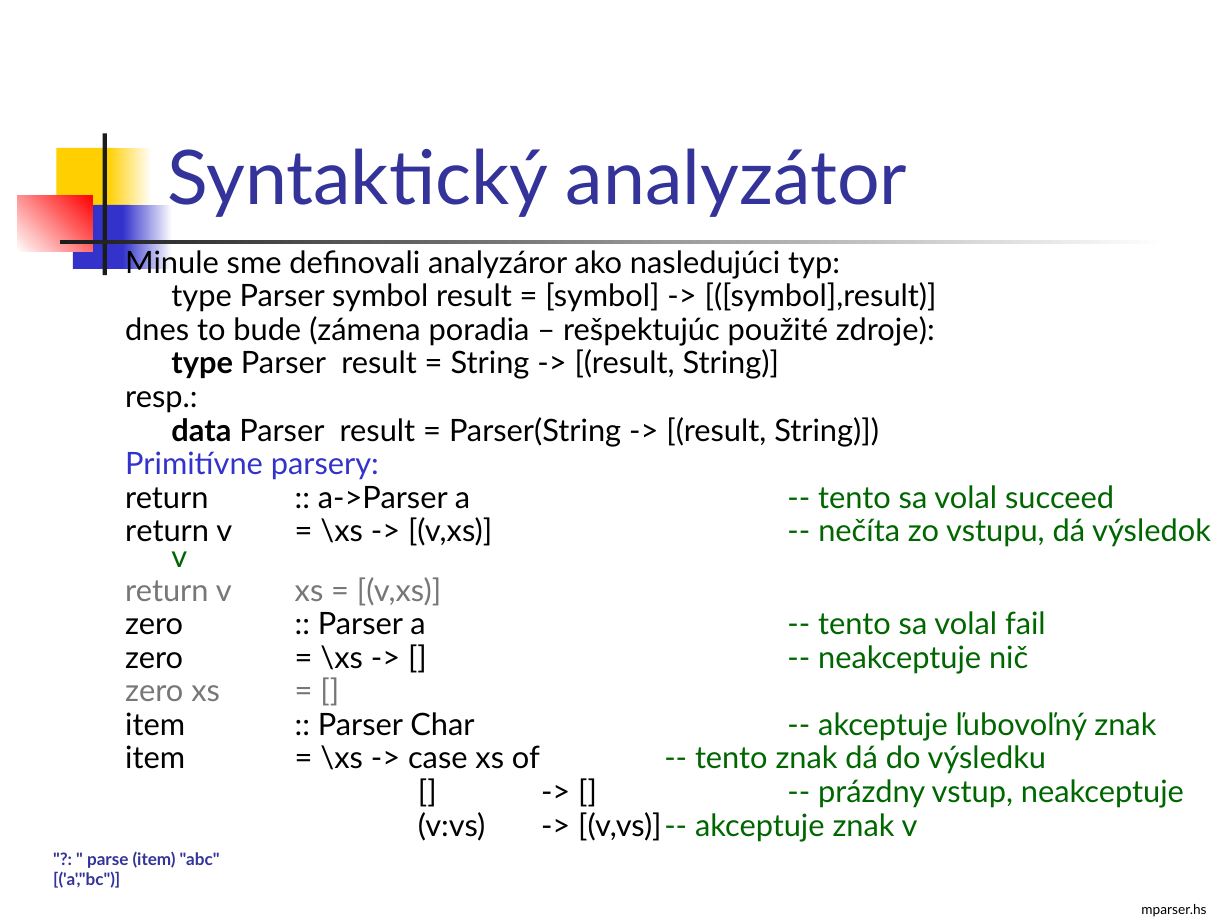
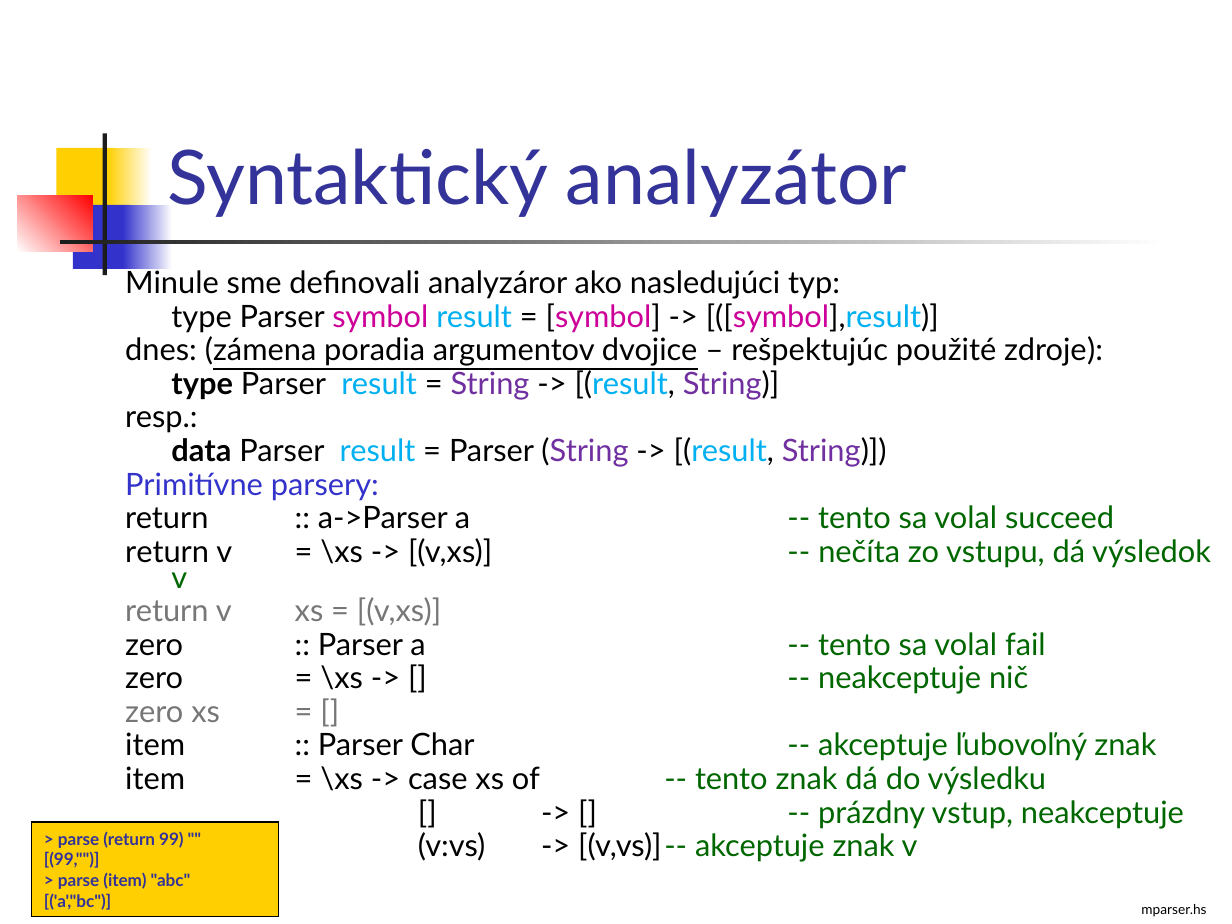
Before and after one commit to Funkcionalne/Prednasky, a slide deck: slide 3 of 10/10_fpro.ppt. Drawn at 1232x924 pixels with LibreOffice and Linux fonts; fonts in the diff are those of the drawing. Boxes give left, top, right and bottom in pixels: in the first picture for what was removed or moved away, otherwise in the second. Text is boxed around its words. In the diff, an @@ line names an element or a change of style, - is before the commit and + after.

```diff
--- a/10/10_fpro.ppt
+++ b/10/10_fpro.ppt
@@ text "Minule sme definovali analyzáror ako ...": place and size @@
-text "Minule sme definovali analyzáror ako ..." at box(125, 246, 1211, 842)
+text "Minule sme definovali analyzáror ako ..." at box(125, 266, 1211, 862)
@@ text at box(171, 303, 939, 400): text colour #000000 to #CC0099 in "symbol [symbol] [([symbol],result)]"; text colour #000000 to #00B0F0 in "result [([symbol],result)]", "result [(result,"; text colour #000000 to #7030A0 in "String String)]" @@
@@ text at box(125, 336, 1103, 366): text changed @@
-dnes to bude (zámena poradia – rešpektujúc použité zdroje):
+dnes: (zámena poradia argumentov dvojice – rešpektujúc použité zdroje):
@@ text at box(171, 437, 887, 467): spaces changed @@
-data Parser result = Parser(String -> [(result, String)])
+data Parser result = Parser (String -> [(result, String)])
@@ rectangle "> parse (return 99) """: place and size @@
-rectangle "> parse (return 99) """ at box(53, 851, 220, 888)
+rectangle "> parse (return 99) """ at box(32, 822, 278, 917)
@@ rectangle "> parse (return 99) """ at box(32, 822, 278, 917): fill none to #FFCF01; outline none to #000000 0.74 pt @@
@@ text in rectangle at box(44, 831, 191, 889): text changed @@
-"?: " parse (item) "abc"
+> parse (return 99) ""
+[(99,"")]
+> parse (item) "abc"
```
Also in this commit, not shown: 22 other slides changed, 2 slides added, 2 other files.
